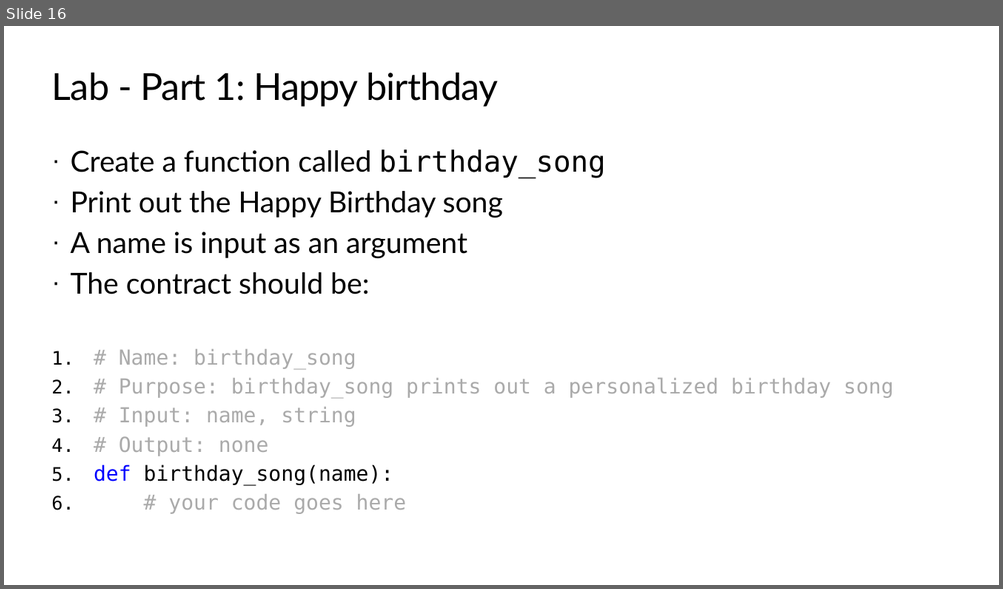
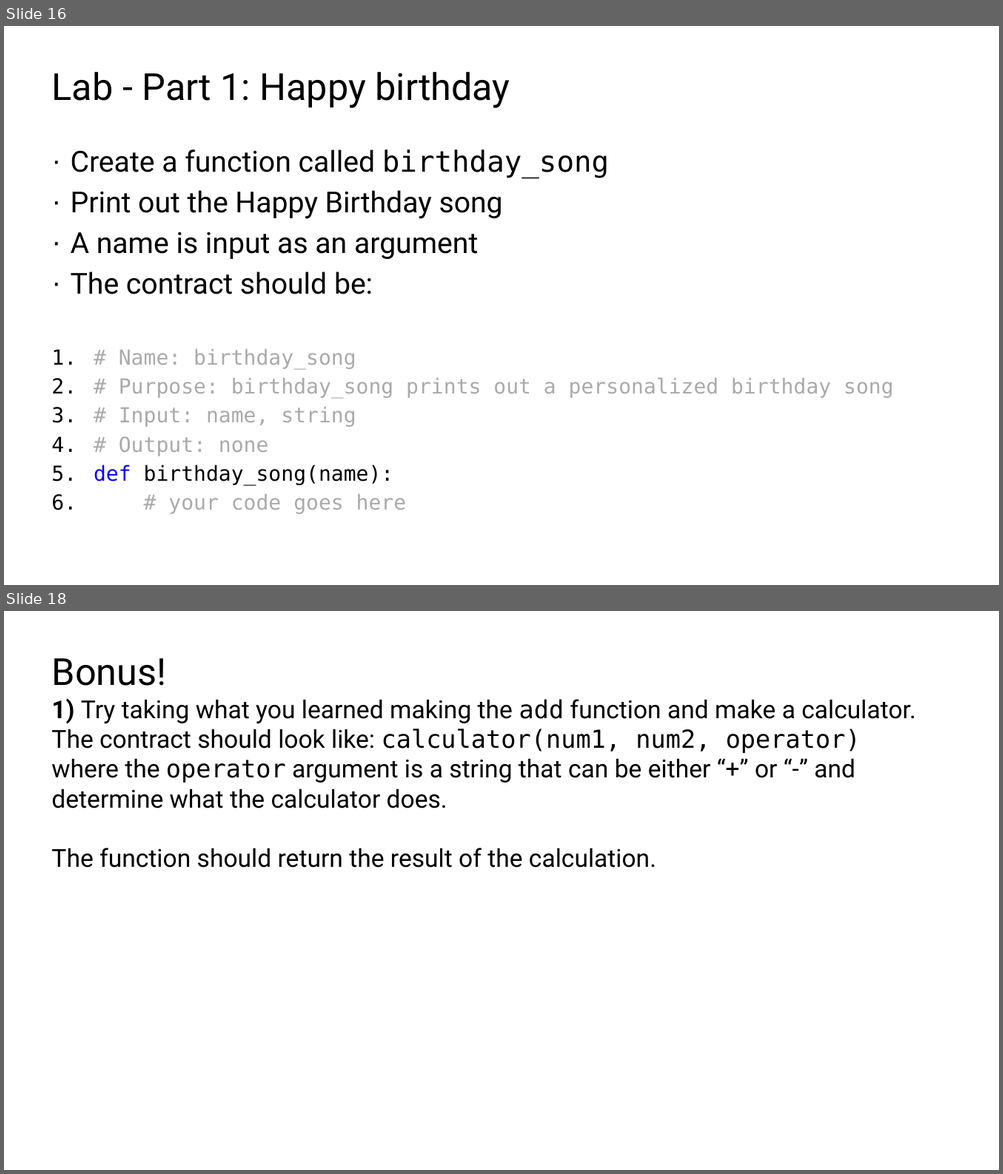
Before and after one commit to TEALSK12/2nd-semester-introduction-to-computer-science, a slide deck: docs/units/3_unit/slidedecks/Intro Python 3.02 TEALS.pptx. Shown one above the other, each under a label of ours: slide 16 before the commit, slides 16 and 18 after it; the slides between them are not shown. The pictures are 1003x589 and 1003x1174 pixels, drawn with LibreOffice and Linux fonts; fonts in the diff are those of the drawing; background and template pictures are left out. Boxes give left, top, right and bottom in pixels: in the first picture for what was removed or moved away, otherwise in the second. Text is boxed around its words. In the diff, an @@ line names an element or a change of style, - is before the commit and + after.

```diff
--- a/docs/units/3_unit/slidedecks/Intro Python 3.02 TEALS.pptx
+++ b/docs/units/3_unit/slidedecks/Intro Python 3.02 TEALS.pptx
@@ slide 18 added at [4, 611, 999, 1170], background #FFFFFF @@
@@ title added at [52, 658, 167, 686], 36 pt, text #000000 @@
+Bonus!
@@ text added at [51, 698, 916, 868], 24 pt, text #000000 @@
+1) Try taking what you learned making the add function and make a calculator. The contract should look like: calculator(num1, num2, operator) where the operator argument is a string that can be either “+” or “-” and determine what the calculator does.
+The function should return the result of the calculation.
@@ slide 16 changed as well @@
@@ title "Lab - Part 1: Happy ..." at [52, 72, 510, 108]: font Lato to Roboto, letter spacing -0.5 to 0 pt @@
@@ text "Create a function called birthday_song" at [71, 150, 893, 514]: font Lato to Roboto in "Create a function called", "Print out the Happy Birthday song", "A name is input as an argument", "The contract should be:"; less space between paragraphs @@
```
Also in this commit, not shown: 15 other slides changed, 1 other slide added, 2 slides removed, 10 other files.
